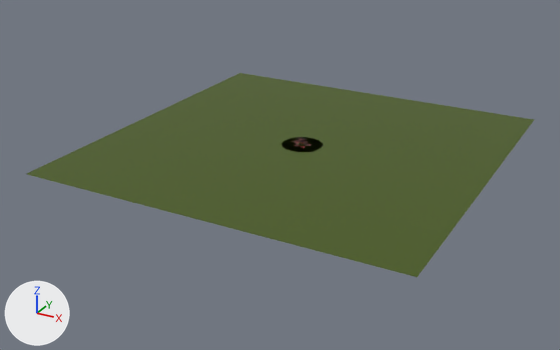
The glTF model assets/models/meshes.gltf as it was, and as the next commit left it.
Rendered twice from a camera (50 mm lens) standing at (15.8, -30.9, 13.6) and looking at (-0.6, -1.2, -1.3). The axes (+X, +Y, +Z) are drawn at lower left. The lights are the same throughout.

The first picture shows 'Ground', 'LumberingDevil', 'Shadow'.
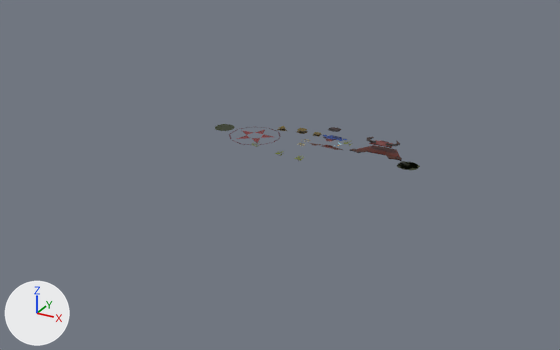
Where the newer file only moved an object's origin or applied its transform, the numbers keep the older frame.

Where the change shows, as pixel boxes [x1, y1, x2, y2] in the pictures (560 x 350 px):
'Ground', deleted: before [27, 73, 534, 277]
'LumberingDevil', moved: before [291, 137, 307, 145]; after [349, 137, 402, 161]
'Shadow.001', moved: before [282, 138, 323, 152]; after [397, 161, 420, 170]
'Shadow', moved: before [282, 137, 321, 151]; after [215, 124, 235, 131]

What the commit changed:
Object 'Ground' (ob_ground) is deleted.
Object 'LumberingDevil' (ob_lumberingdevil) moves from (0.0, 0.0, 0.0) to (4.08, -0.23, 0.62).
Object 'Shadow' (ob_shadow) moves from (0.0, 0.0, 0.0) to (-4.52, 0.2, 0.0).
Object 'Shadow.001' (ob_shadow_001) moves from (0.0, 0.0, 0.0) to (5.38, -0.02, 0.0).
